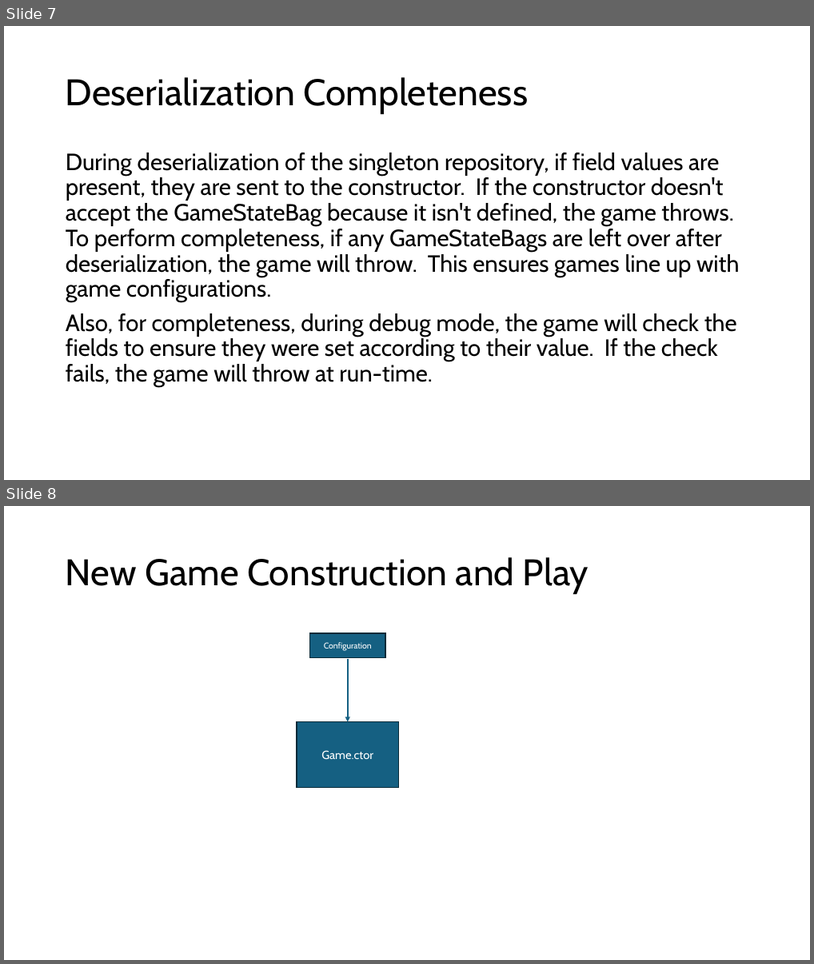
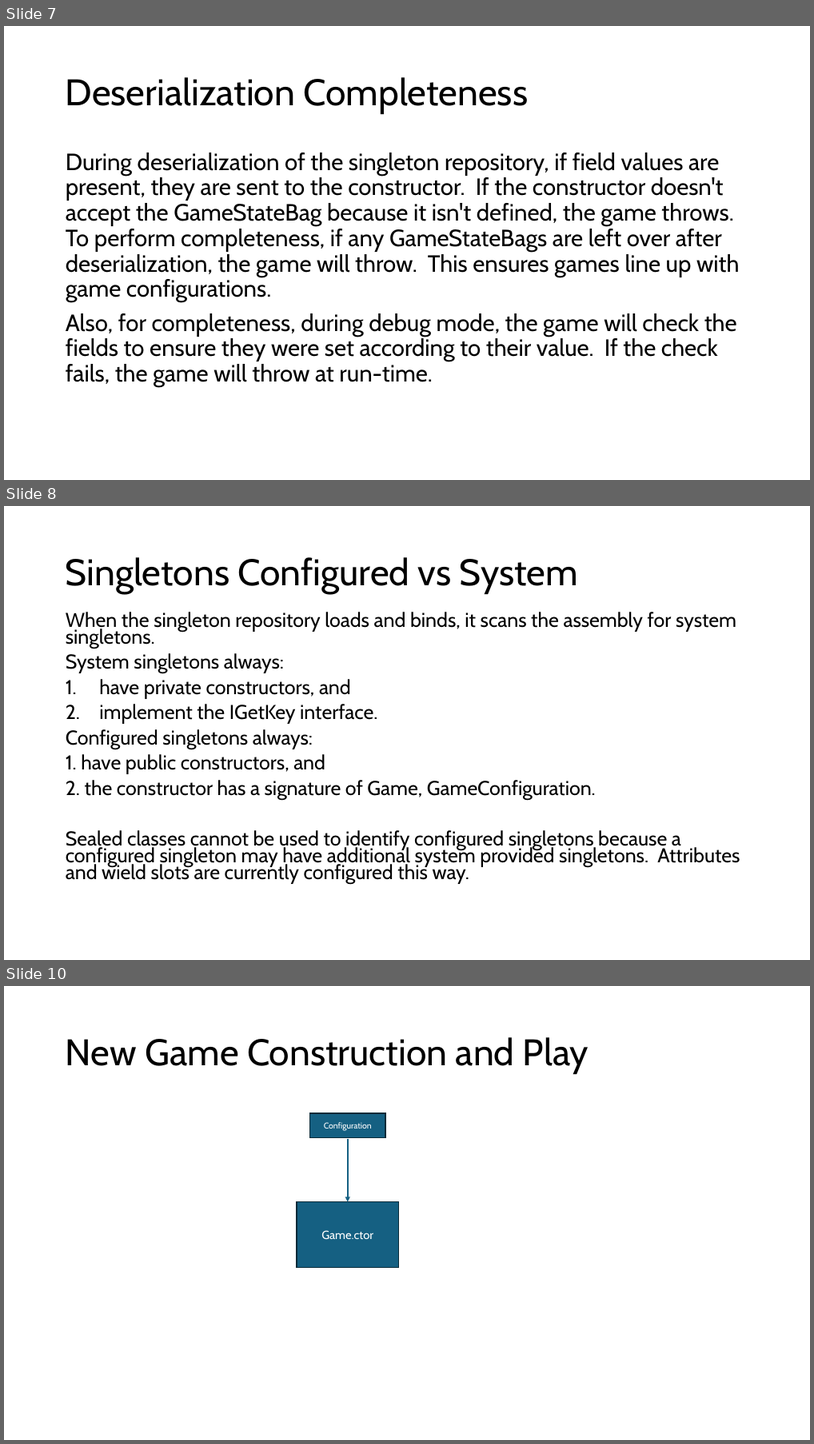
Before and after one commit to marcjohnston/AngbandOS, a slide deck: Documents/Object Property Design and Binding.pptx. Shown one above the other, each under a label of ours: slides 7 and 8 before the commit, slides 7, 8 and 10 after it; the slides between them are not shown. The pictures are 814x964 and 814x1444 pixels, drawn with LibreOffice and Linux fonts; fonts in the diff are those of the drawing. Boxes give left, top, right and bottom in pixels: in the first picture for what was removed or moved away, otherwise in the second. Text is boxed around its words. In the diff, an @@ line names an element or a change of style, - is before the commit and + after.

```diff
--- a/Documents/Object Property Design and Binding.pptx
+++ b/Documents/Object Property Design and Binding.pptx
@@ slide 8 added at (4,506,810,960), background #FFFFFF @@
@@ title added at (66,557,578,594), 44 pt, text #000000 @@
+Singletons Configured vs System
@@ text added at (66,612,740,883), 23.8 pt, text #000000 @@
+When the singleton repository loads and binds, it scans the assembly for system singletons.
+System singletons always:
+1. have private constructors, and
+2. implement the IGetKey interface.
+Configured singletons always:
+1. have public constructors, and
+2. the constructor has a signature of Game, GameConfiguration.
+Sealed classes cannot be used to identify configured singletons because a configured singleton may have additional system provided singletons. Attributes and wield slots are currently configured this way.
@@ what was slide 8 is now slide 10 @@
```
Also in this commit, not shown: 1 other slide added.
